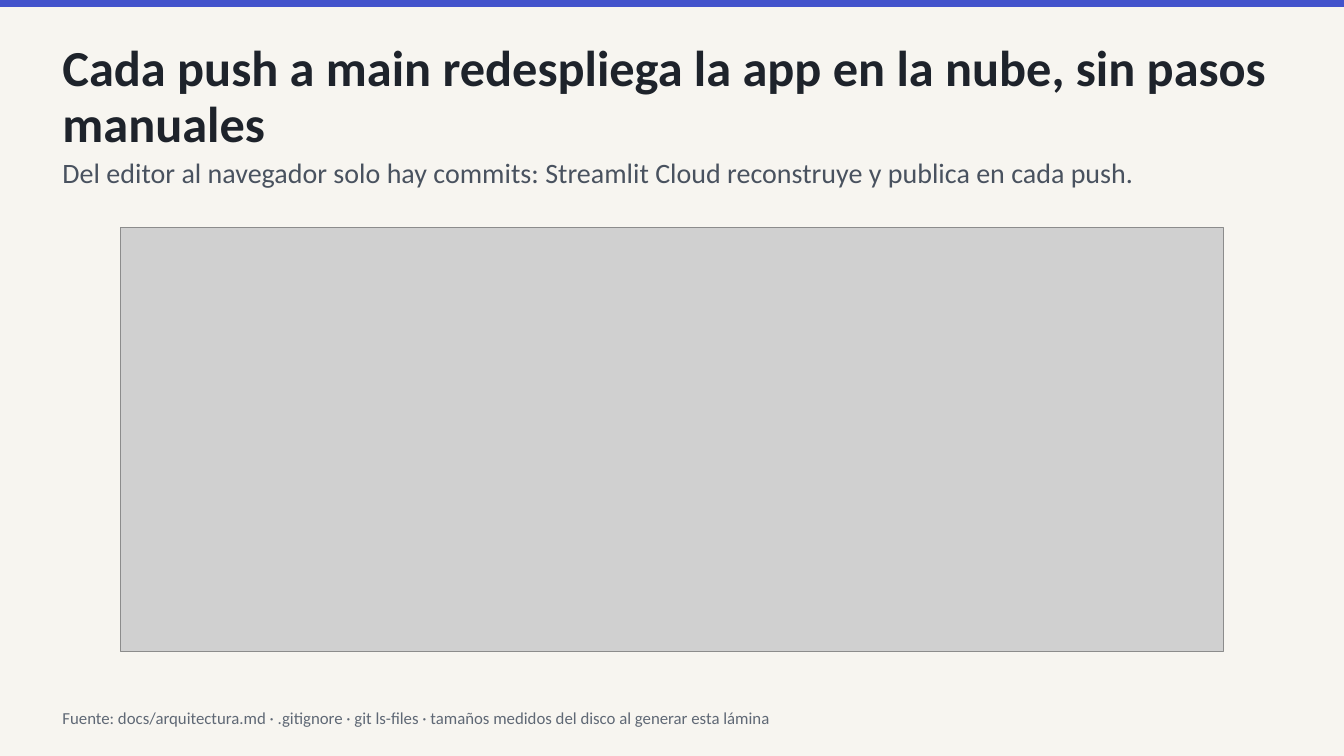
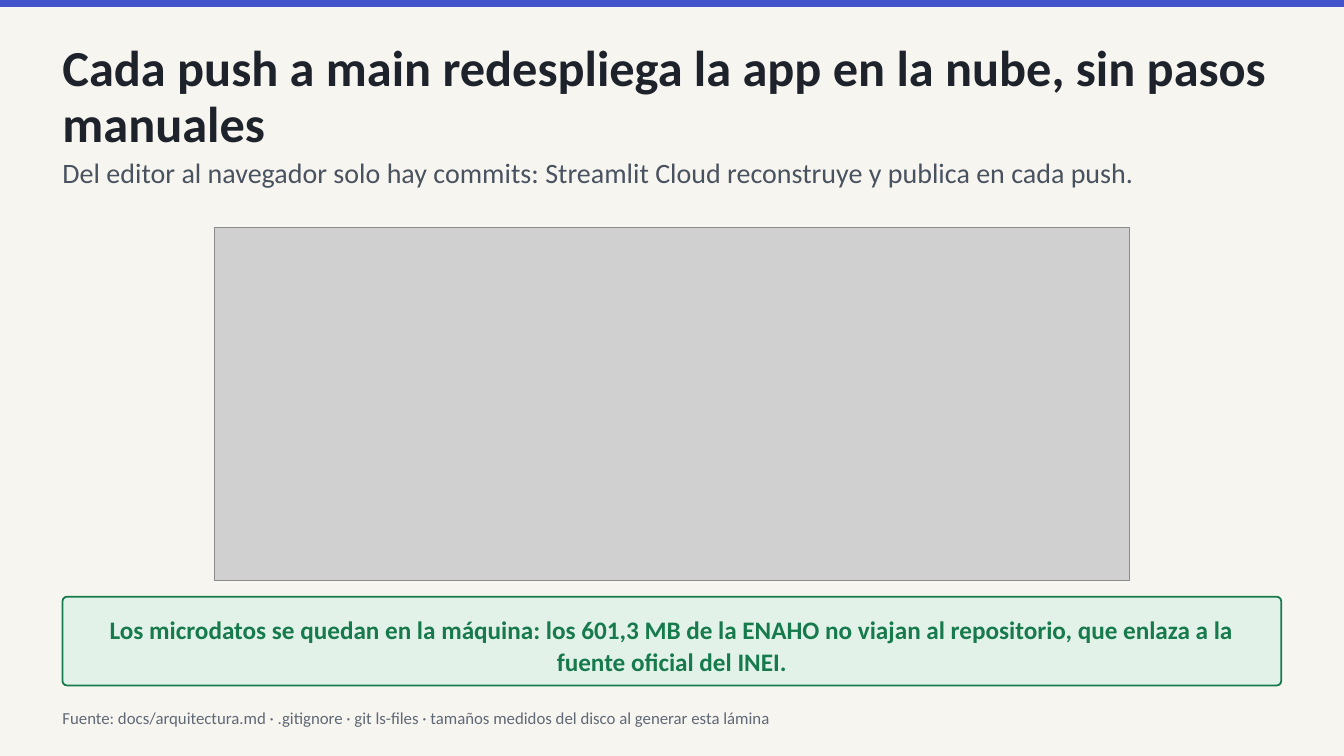
Before and after one commit to IchiSieben/enaho-ingresos-informalidad, a slide deck: slide 3 of docs/presentacion/ENAHO_exposicion.pptx. Drawn at 1344x756 pixels with LibreOffice and Linux fonts; fonts in the diff are those of the drawing; grey boxes stand for pictures. Boxes give left, top, right and bottom in pixels: in the first picture for what was removed or moved away, otherwise in the second. Text is boxed around its words. In the diff, an @@ line names an element or a change of style, - is before the commit and + after.

```diff
--- a/docs/presentacion/ENAHO_exposicion.pptx
+++ b/docs/presentacion/ENAHO_exposicion.pptx
@@ picture: place and size @@
-picture at [120,228,1223,651]
+picture at [215,228,1130,581]
@@ rounded rectangle added at [63,597,1281,686], fill #E2F2E9, outline #177A4C 1.25 pt, 18 pt, text #177A4C, bold @@
+Los microdatos se quedan en la máquina: los 601,3 MB de la ENAHO no viajan al repositorio, que enlaza a la fuente oficial del INEI.
```
Also in this commit, not shown: 6 other slides changed, 7 other files.
